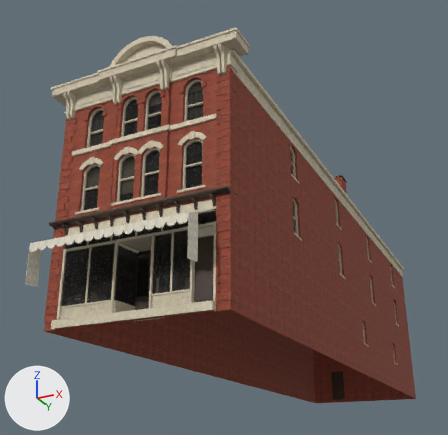
Two versions of the glTF model assets/models/nevius-store.glb, one commit apart.
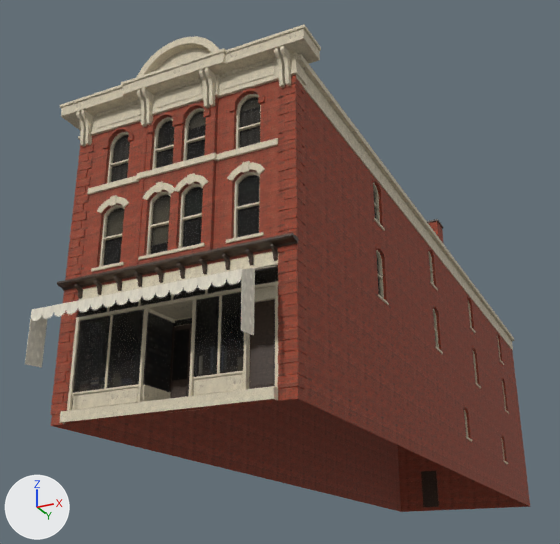
Old and new are each drawn whole from a camera (50 mm lens) standing at (12.9, -18.3, -5.1) and looking at (-2.5, 12.6, 8.8) and again close up from a camera (50 mm lens) standing at (12.2, -17.4, -4.5) and looking at (2.6, 1.9, 4.1). Every picture has the same lights, and +X, +Y and +Z are marked at lower left. The older version's two pictures come first. Vertices at exactly the same position are counted once.

Before the edit, the objects in view are built like this:
```python
mat_nvr_shopinterior = principled_material('NVR_ShopInterior')
mat_nvr_shopinterior.texture = img_shop_interior
mat_nvr_shopinterior.roughness = 0.9
me_neviusstore = bpy.data.meshes.new('NeviusStore')
me_neviusstore.from_pydata(...)  # 5747 vertices, 8177 faces; spans x -4.6..4.6, y -1.9..32.3, z -0.2..11.9
# faces by material slot: [3252, 2991, 195, 482, 1048, 193, 16]
me_neviusstore.materials.append(mat_nvr_brick)
me_neviusstore.materials.append(mat_nvr_trim)
me_neviusstore.materials.append(mat_glass)  # black #1a1916
me_neviusstore.materials.append(mat_nvr_dark)  # picture img_door_varnish_dark
me_neviusstore.materials.append(mat_nvr_awning)  # picture img_awning_canvas
me_neviusstore.materials.append(mat_nvr_windowback)  # picture img_window_backs
me_neviusstore.materials.append(mat_nvr_shopinterior)  # picture img_shop_interior
ob_neviusstore = bpy.data.objects.new('NeviusStore', me_neviusstore)
ob_neviusstore.location = (0.0, 0.0, 0.0)
```
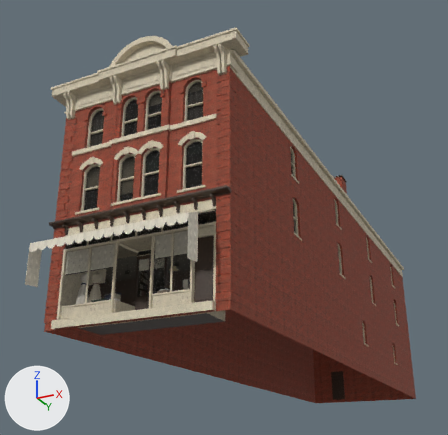
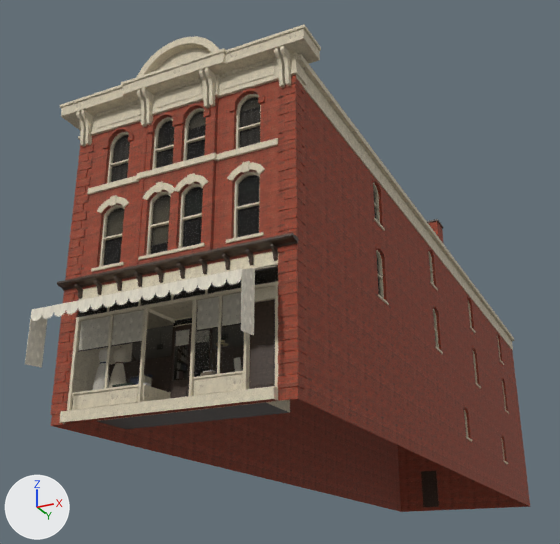
Boxes [x1, y1, x2, y2] around the edits, measured in the close-ups (560 x 544 px):
'NeviusStore', surface changed, reshaped: [25, 24, 530, 512] in both
part 1 of me_neviusstore, added: after [173, 329, 190, 381]
part 2 of me_neviusstore, built on: before [72, 290, 256, 400]; after [45, 299, 290, 429]
part 3 of me_neviusstore, recoloured: [145, 312, 174, 392] in both
part 4 of me_neviusstore, recoloured: after [174, 318, 192, 326]

The change, as a diff of the scene's bpy script:
```diff
--- a/assets/models/nevius-store.glb.py
+++ b/assets/models/nevius-store.glb.py
@@ img_shop_display @@
+img_shop_display = load_image('shop_display', '_unpacked/shop_display', 1024, 1024, 'sRGB')
@@ mat_nvr_shopinterior @@
 mat_nvr_shopinterior = principled_material('NVR_ShopInterior')
-mat_nvr_shopinterior.texture = img_shop_interior
+mat_nvr_shopinterior.texture = img_shop_display
 mat_nvr_shopinterior.roughness = 0.9
@@ mat_glass_shop @@
+mat_glass_shop = principled_material('glass_shop')
+mat_glass_shop.base_color = (0.007, 0.007, 0.00605)  # black #141412
+mat_glass_shop.roughness = 0.05
+mat_glass_shop.alpha = 0.25
@@ me_neviusstore @@
 # used by ob_neviusstore; location = (0.0, 0.0, 0.0)
-me_neviusstore.from_pydata(...)  # 5747 vertices, 8177 faces; spans x -4.6..4.6, y -1.9..32.3, z -0.2..11.9
+me_neviusstore.from_pydata(...)  # 7074 vertices, 10615 faces; spans x -4.6..4.6, y -1.9..32.3, z -0.2..11.9
+# me_neviusstore part 1: the loose piece of 4 vertices spanning x -0.7..-0.1, y 1.2, z 1.0..2.6 is copied, and the copy is moved by (0.0, 0.1, 0.0), in mat_glass_shop (black #141412); it spans x -0.7..-0.1, y 1.3, z 1.0..2.6
+# me_neviusstore part 2: 21 vertices moved within x -2.8..0.8, y -1.9..1.2, z 0.7..3.0; 14 vertices removed from x -3.3..2.4, y 0.1..1.2, z 0.7..2.6; 1165 vertices added at x -3.4..2.5, y 0.1..2.8, z 0.1..3.4
+# me_neviusstore part 3: 4 faces spanning x -0.8..0.7, y 0.1..1.3, z 0.7..2.8 switch from mat_glass (black #1a1916) to mat_glass_shop (black #141412)
+# me_neviusstore part 4: 2 faces spanning x -0.8..0.6, y 1.3, z 2.8..2.9 switch from mat_nvr_shopinterior (picture img_shop_interior) to mat_glass (black #1a1916)
+# other edits to the shape of me_neviusstore do not show in these pictures
 me_neviusstore.materials.append(mat_nvr_brick)
```
